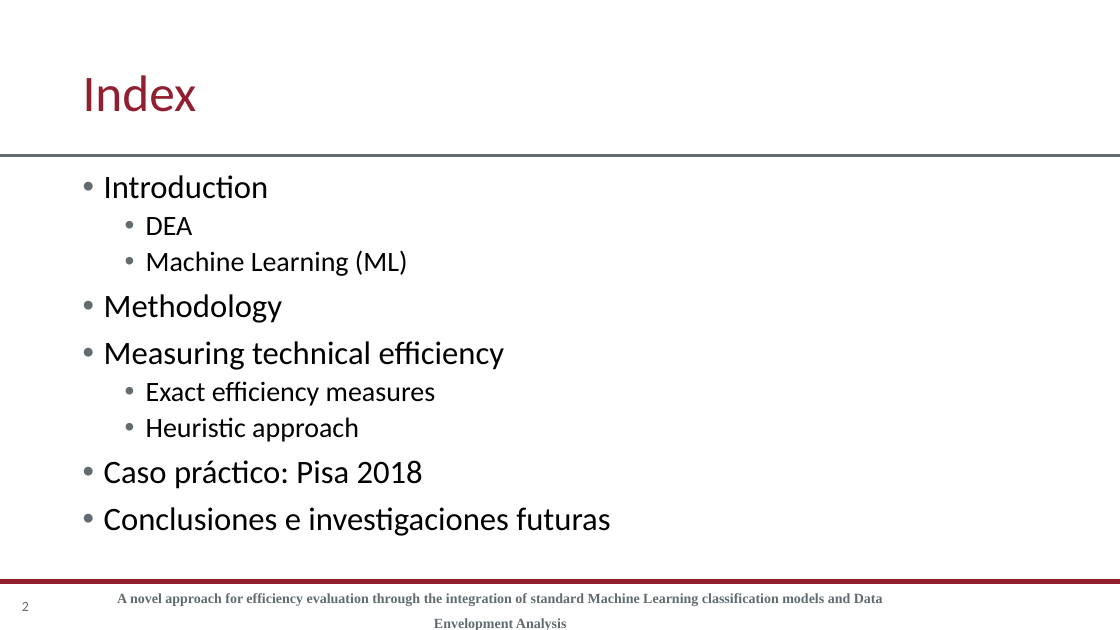
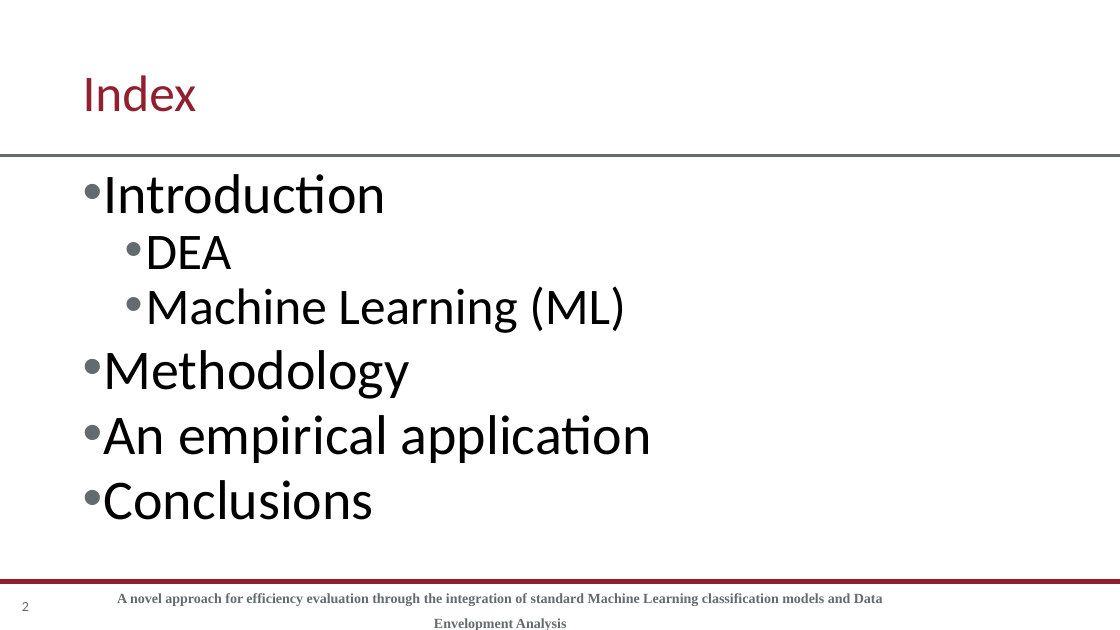
Before and after one commit to rgonzalezmoyano/Cafee, a slide deck: slide 2 of articulo 1 XAI/Presentación/Presentacion XAI cafee.pptx. Drawn at 1120x630 pixels with LibreOffice and Linux fonts; fonts in the diff are those of the drawing; background and template pictures are left out. Boxes give left, top, right and bottom in pixels: in the first picture for what was removed or moved away, otherwise in the second. Text is boxed around its words. In the diff, an @@ line names an element or a change of style, - is before the commit and + after.

```diff
--- a/articulo 1 XAI/Presentación/Presentacion XAI cafee.pptx
+++ b/articulo 1 XAI/Presentación/Presentacion XAI cafee.pptx
@@ text at [104, 174, 625, 399]: size 42 to 72 pt in "Introduction", "Methodology"; size 36 to 66 pt in "DEA", "Machine Learning (ML)"; line spacing 0.9 to 0.8 @@
@@ text at [104, 415, 652, 520]: text changed; size 42 to 72 pt @@
-• Measuring technical efficiency
-  • Exact efficiency measures
-  • Heuristic approach
-• Caso práctico: Pisa 2018
-• Conclusiones e investigaciones futuras
+• An empirical application
+• Conclusions
```
Also in this commit, not shown: 2 other slides changed, 1 slide removed, 1 other file.
